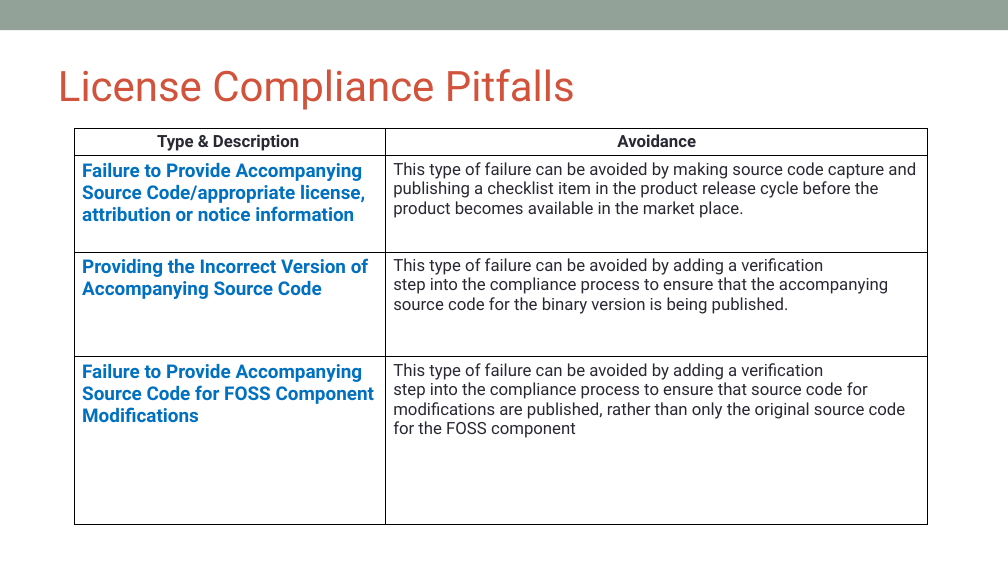
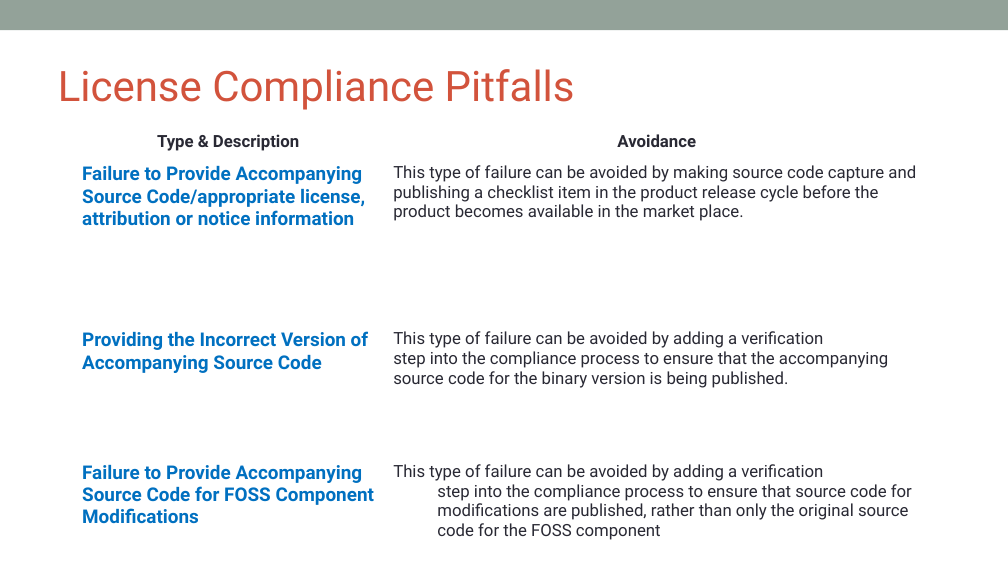
Before and after one commit to OpenChain-Project/Curriculum, a slide deck: slide 72 of slides/openchain-curriculum-for-1-1.pptx. Drawn at 1008x567 pixels with LibreOffice and Linux fonts; fonts in the diff are those of the drawing; background and template pictures are left out. Boxes give left, top, right and bottom in pixels: in the first picture for what was removed or moved away, otherwise in the second. Text is boxed around its words. In the diff, an @@ line names an element or a change of style, - is before the commit and + after.

```diff
--- a/slides/openchain-curriculum-for-1-1.pptx
+++ b/slides/openchain-curriculum-for-1-1.pptx
@@ table at (x1=75, y1=129, x2=928, y2=544) @@
@@ fill none to #FFFFFF in 8 cells @@
@@ indent changed @@
@@ borders changed @@
```
Also in this commit, not shown: 48 other slides changed, 32 slides added, 2 other files.
